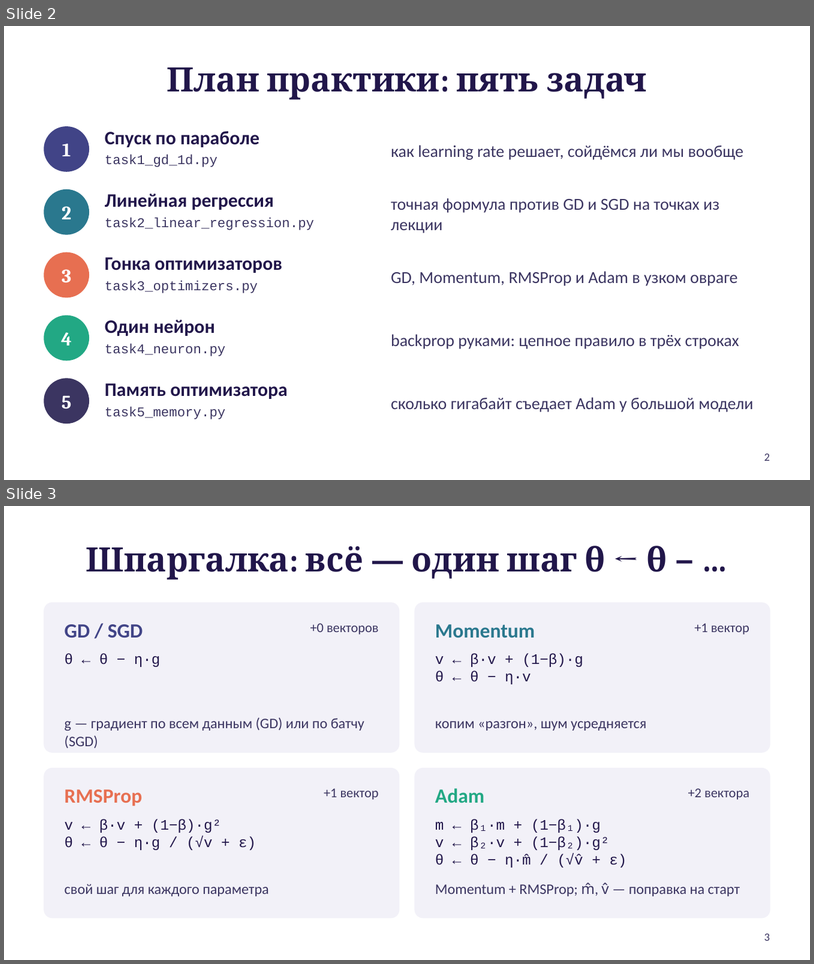
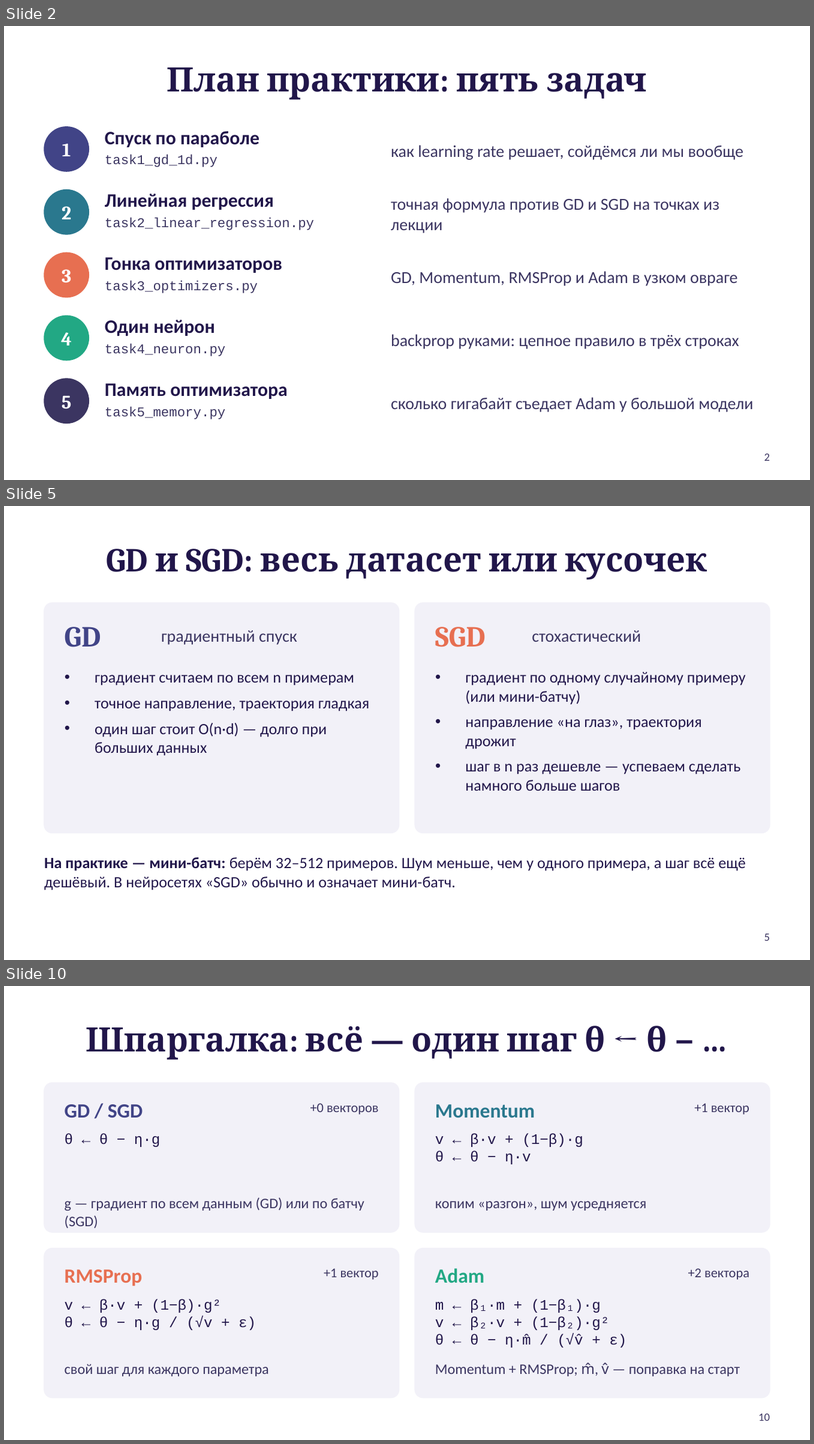
Before and after one commit to Fil-maker/Java_algorithms, a slide deck: src/lesson5/gradient_practice.pptx. Shown one above the other, each under a label of ours: slides 2 and 3 before the commit, slides 2, 5 and 10 after it; the slides between them are not shown. The pictures are 814x964 and 814x1444 pixels, drawn with LibreOffice and Linux fonts; fonts in the diff are those of the drawing. Boxes give left, top, right and bottom in pixels: in the first picture for what was removed or moved away, otherwise in the second. Text is boxed around its words. In the diff, an @@ line names an element or a change of style, - is before the commit and + after.

```diff
--- a/src/lesson5/gradient_practice.pptx
+++ b/src/lesson5/gradient_practice.pptx
@@ slide 5 added at bbox=[4, 506, 810, 960], background #FFFFFF @@
@@ title added at bbox=[106, 549, 708, 580], 30 pt, text #21164A, bold @@
+GD и SGD: весь датасет или кусочек
@@ rounded rectangle added at bbox=[44, 603, 399, 832], fill #F2F1F8, outline #F2F1F8 1 pt @@
@@ rounded rectangle added at bbox=[415, 603, 770, 832], fill #F2F1F8, outline #F2F1F8 1 pt @@
@@ text added at bbox=[65, 627, 101, 647], 26 pt, text #414487, bold @@
+GD
@@ text added at bbox=[161, 630, 297, 645], 15 pt, text #3B3561 @@
+градиентный спуск
@@ text added at bbox=[435, 627, 486, 647], 26 pt, text #E76F51, bold @@
+SGD
@@ text added at bbox=[532, 630, 641, 642], 15 pt, text #3B3561 @@
+стохастический
@@ text added at bbox=[95, 675, 369, 756], 14 pt, text #21164A @@
+• градиент считаем по всем n примерам
+• точное направление, траектория гладкая
+• один шаг стоит O(n·d) — долго при больших данных
@@ text added at bbox=[465, 672, 746, 790], 14 pt, text #21164A @@
+• градиент по одному случайному примеру (или мини-батчу)
+• направление «на глаз», траектория дрожит
+• шаг в n раз дешевле — успеваем сделать намного больше шагов
@@ text added at bbox=[44, 857, 746, 890], 14 pt, text #21164A @@
+На практике — мини-батч: берём 32–512 примеров. Шум меньше, чем у одного примера, а шаг всё ещё дешёвый. В нейросетях «SGD» обычно и означает мини-батч.
@@ page number added at bbox=[765, 933, 770, 940], 10 pt, text #3B3561 @@
+5
@@ what was slide 3 is now slide 10 @@
@@ page number at bbox=[759, 1413, 770, 1420]: text changed @@
-3
+10
```
Also in this commit, not shown: 4 slides changed, 6 other slides added, 1 other file.
